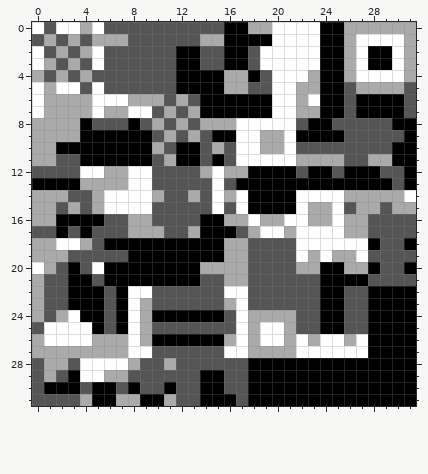
Edited in one commit: pixel-art sprite (assets/tiles_small.png). Above: the version before the commit.
The file is 32x32 pixels.
The result:
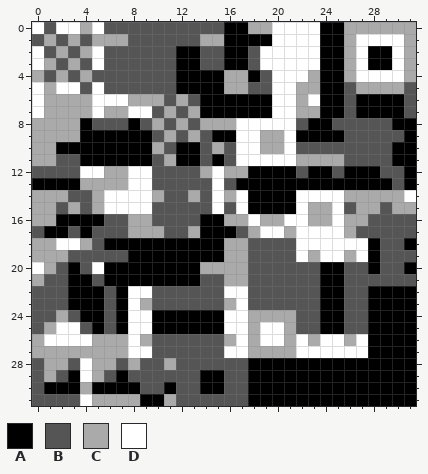
Palette (. is transparent): A #000000  B #555555  C #aaaaaa  D #ffffff
From old to new:
The author changed colour B to colour A in row 17 at x 1; in row 19 at x 28; in row 25 at x 10 to 15; in row 30 at x 7.
The author changed colour C to colour A in row 29 at x 7.
The author changed colour A to colour B in row 21 at x 26 to 27; in row 26 at x 10 to 15; in row 31 at x 14 to 16.
The author changed colour C to colour B in row 11 at x 28 to 29; in row 17 at x 27; in row 20 at x 22 to 23 and 26 to 27; in rows 22 to 24 at x 0; in row 29 at x 6.
The author changed colour D to colour B in row 24 at x 3; in row 25 at x 4; in row 28 at x 7.
The author changed colour A to colour C in row 31 at x 5 to 6.
The author changed colour B to colour C in row 30 at x 4.
The author changed colour D to colour C in row 25 at x 1; in row 28 at x 5 to 6; in row 29 at x 5.
The author changed colour B to colour D in rows 24 to 25 at x 16.
The author changed colour C to colour D in row 19 at x 25; in rows 24 to 25 at x 9; in row 31 at x 4.
